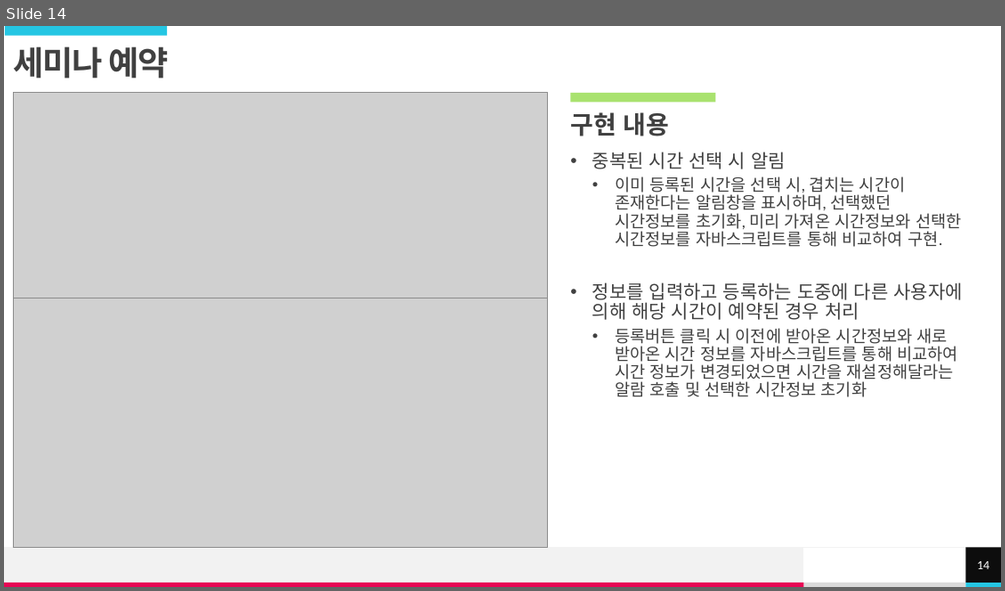
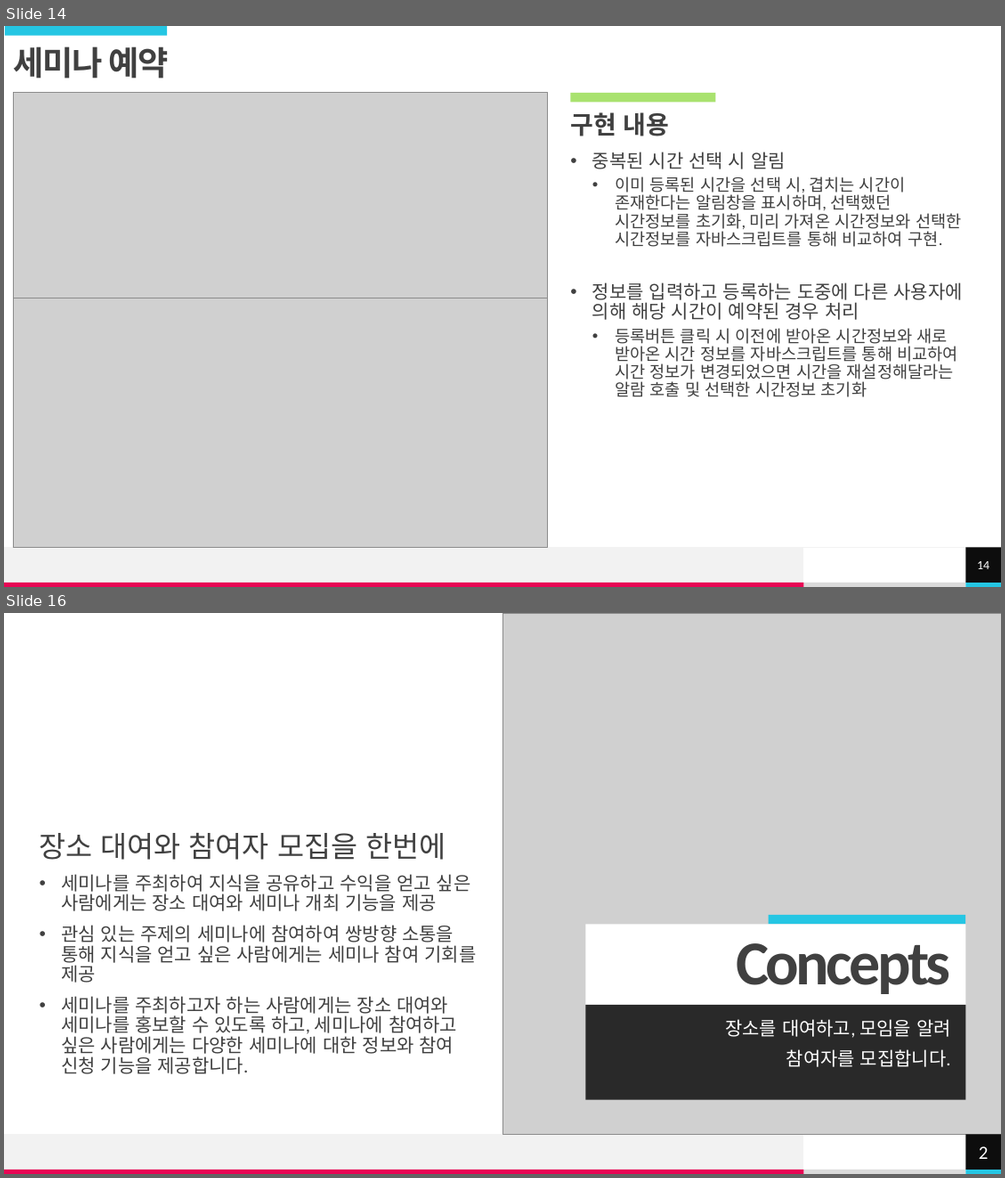
Before and after one commit to hhsw07/ezen-academy-projects, a slide deck: 이형준/my/E-zone.pptx. Shown one above the other, each under a label of ours: slide 14 before the commit, slides 14 and 16 after it; the slides between them are not shown. The pictures are 1005x591 and 1005x1178 pixels, drawn with LibreOffice and Linux fonts; fonts in the diff are those of the drawing; grey boxes stand for pictures. Boxes give left, top, right and bottom in pixels: in the first picture for what was removed or moved away, otherwise in the second. Text is boxed around its words. In the diff, an @@ line names an element or a change of style, - is before the commit and + after.

```diff
--- a/이형준/my/E-zone.pptx
+++ b/이형준/my/E-zone.pptx
@@ slide 16 added at box(4, 613, 1001, 1174), background #FFFFFF; not listed: 5 template elements that a slide beside it also shows @@
@@ picture added at box(502, 613, 1001, 1135) @@
@@ text added at box(40, 833, 476, 1074), 18 pt, text #404040 @@
+장소 대여와 참여자 모집을 한번에
+• 세미나를 주최하여 지식을 공유하고 수익을 얻고 싶은 사람에게는 장소 대여와 세미나 개최 기능을 제공
+• 관심 있는 주제의 세미나에 참여하여 쌍방향 소통을 통해 지식을 얻고 싶은 사람에게는 세미나 참여 기회를 제공
+• 세미나를 주최하고자 하는 사람에게는 장소 대여와 세미나를 홍보할 수 있도록 하고, 세미나에 참여하고 싶은 사람에게는 다양한 세미나에 대한 정보와 참여 신청 기능을 제공합니다.
@@ title added at box(586, 925, 966, 1005), fill #FFFFFF, 60 pt, text #404040, bold @@
+Concepts
@@ rectangle added at box(769, 915, 966, 925), fill #25C6E3 @@
@@ text added at box(586, 1005, 966, 1100), fill #000000 at 80% opacity, 18 pt, text #FFFFFF @@
+장소를 대여하고, 모임을 알려
+참여자를 모집합니다.
@@ rectangle added at box(966, 1135, 1001, 1169), fill #0D0D0D, 18 pt, text #FFFFFF @@
+2
```
Also in this commit, not shown: 1 slide changed, 13 other slides added, 1 other file.
